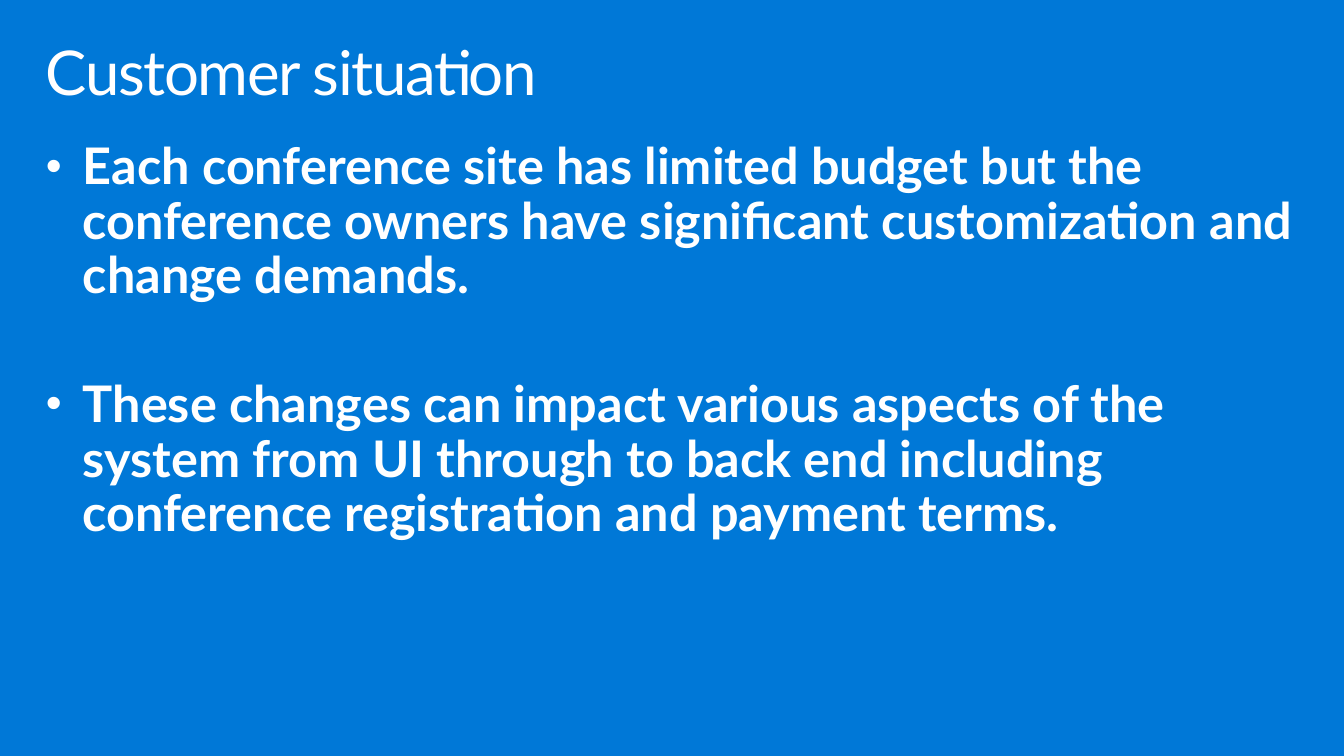
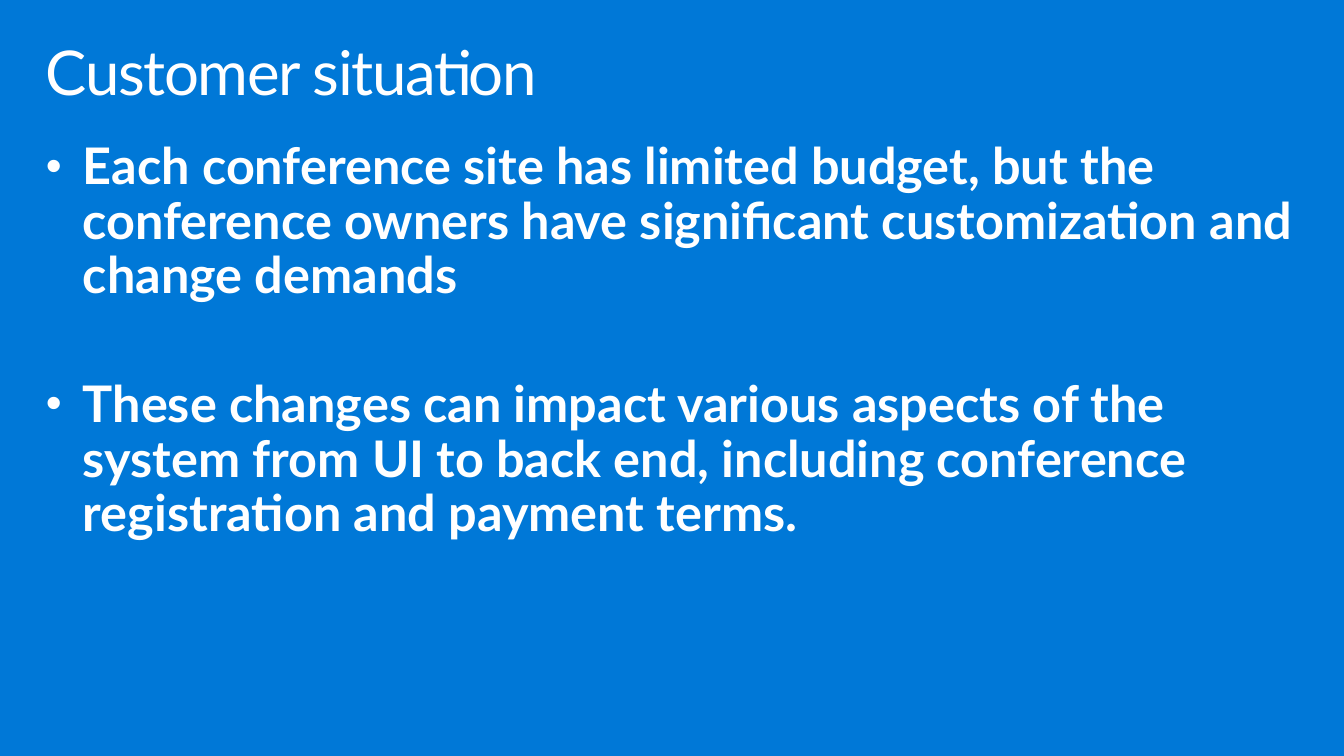
Before and after one commit to yaoshixin007/MCW-Containers-and-DevOps, a slide deck: slide 5 of WDS/Whiteboard design session trainer presentation - Containers and DevOps.pptx. Drawn at 1344x756 pixels with LibreOffice and Linux fonts; fonts in the diff are those of the drawing. Boxes give left, top, right and bottom in pixels: in the first picture for what was removed or moved away, otherwise in the second. Text is boxed around its words. In the diff, an @@ line names an element or a change of style, - is before the commit and + after.

```diff
--- a/WDS/Whiteboard design session trainer presentation - Containers and DevOps.pptx
+++ b/WDS/Whiteboard design session trainer presentation - Containers and DevOps.pptx
@@ text at (83, 146, 1293, 540): text changed @@
-• Each conference site has limited budget but the conference owners have significant customization and change demands.
-• These changes can impact various aspects of the system from UI through to back end including conference registration and payment terms.
+• Each conference site has limited budget, but the conference owners have significant customization and change demands
+• These changes can impact various aspects of the system from UI to back end, including conference registration and payment terms.
```
Also in this commit, not shown: 13 other slides changed.
